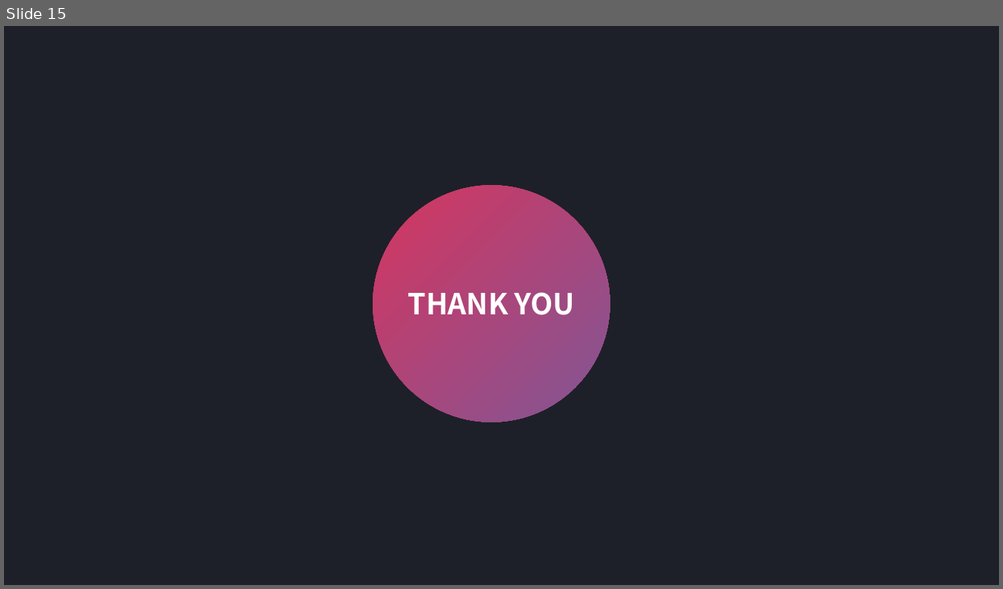
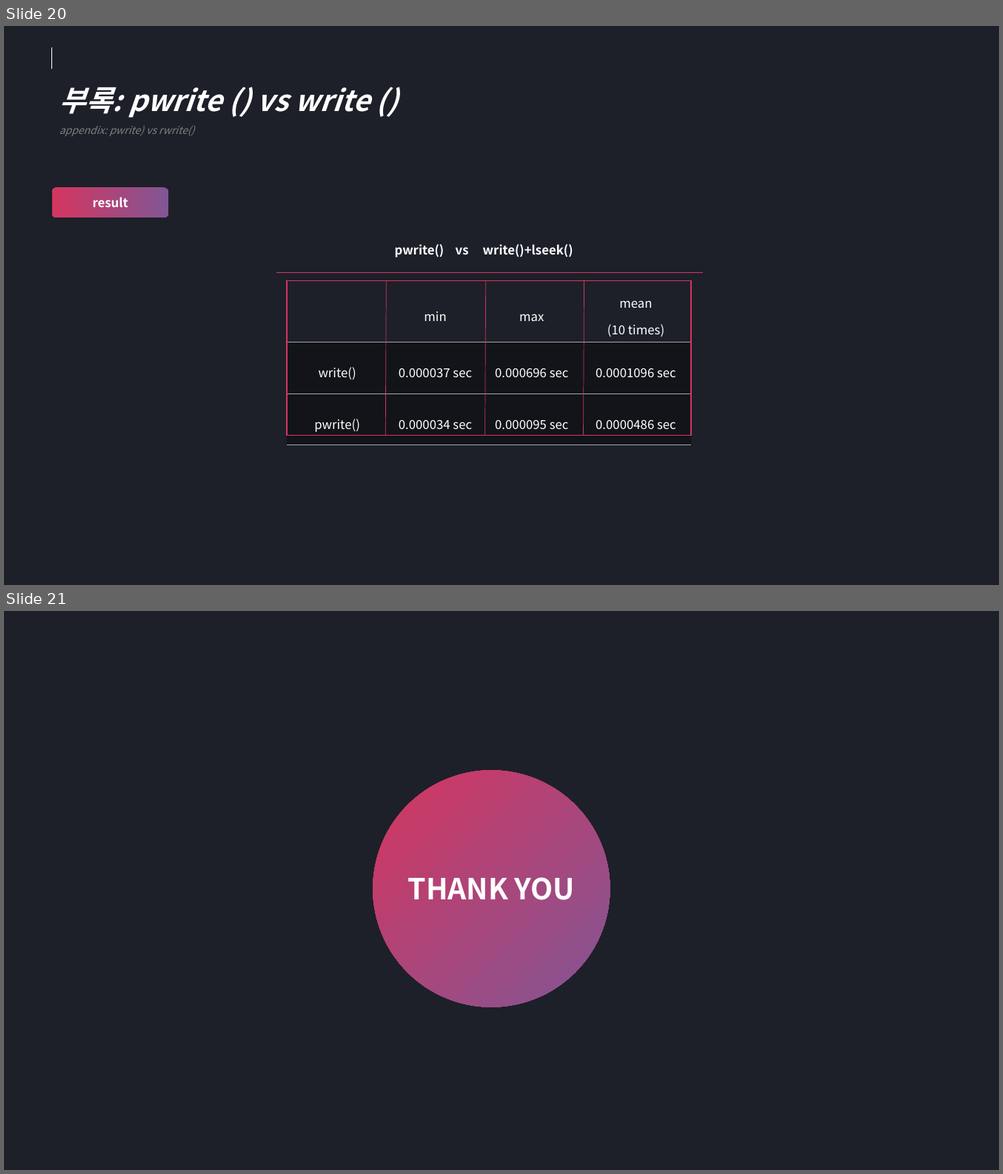
Before and after one commit to shinhojin/LiSearch_Dankook_Univ._Linux_Search, a slide deck: Presentation/CH05 FILE IO FURTHER DETAILS.pptx. Shown one above the other, each under a label of ours: slide 15 before the commit, slides 20 and 21 after it. The pictures are 1003x589 and 1003x1174 pixels, drawn with LibreOffice and Linux fonts; fonts in the diff are those of the drawing. Boxes give left, top, right and bottom in pixels: in the first picture for what was removed or moved away, otherwise in the second. Text is boxed around its words. In the diff, an @@ line names an element or a change of style, - is before the commit and + after.

```diff
--- a/Presentation/CH05 FILE IO FURTHER DETAILS.pptx
+++ b/Presentation/CH05 FILE IO FURTHER DETAILS.pptx
@@ slide 20 added at box(4, 26, 999, 585), background #1D2029 @@
@@ line added from (52, 47) to (52, 68), #FFFFFF 0.5 pt @@
@@ text added at box(60, 87, 370, 136), 10 pt, text #808080, italic @@
+부록: pwrite () vs write ()
+appendix: pwrite) vs rwrite()
@@ rounded rectangle added at box(52, 188, 169, 218), fill gradient #815695 to #D5355F, 12 pt, text #FFFFFF, bold @@
+result
@@ text added at box(395, 244, 573, 258), 12 pt, text #FFFFFF, bold @@
+pwrite() vs write()+lseek()
@@ line added from (276, 272) to (703, 272), #815695 0.5 pt @@
@@ table added at box(287, 281, 691, 437), 3 rows, 4 columns @@
+ | min | max | mean / (10 times)
+write() | 0.000037 sec | 0.000696 sec | 0.0001096 sec
+pwrite() | 0.000034 sec | 0.000095 sec | 0.0000486 sec
@@ rectangle added at box(287, 281, 691, 437), outline #815695 1 pt @@
@@ line added from (386, 281) to (385, 436), #815695 0.5 pt @@
@@ line added from (486, 281) to (485, 436), #815695 0.5 pt @@
@@ line added from (583, 281) to (583, 435), #815695 0.5 pt @@
@@ what was slide 15 is now slide 21 @@
```
Also in this commit, not shown: 2 slides changed, 5 other slides added.
